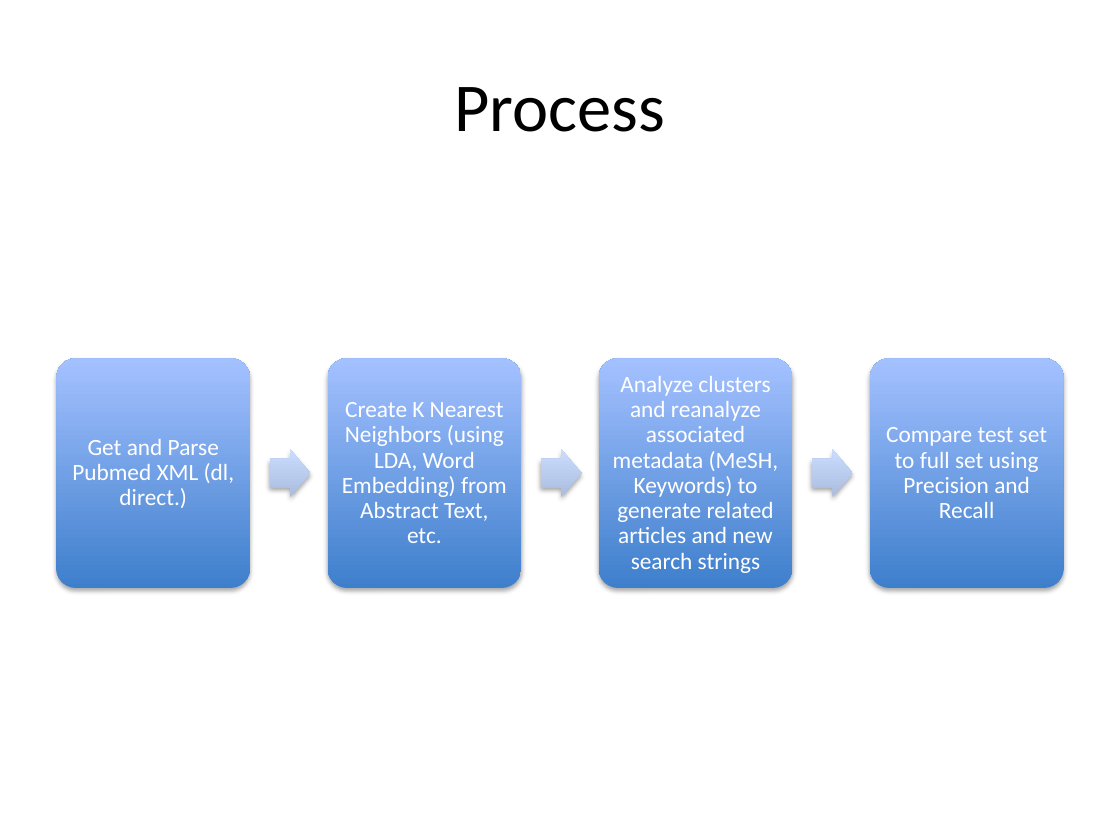
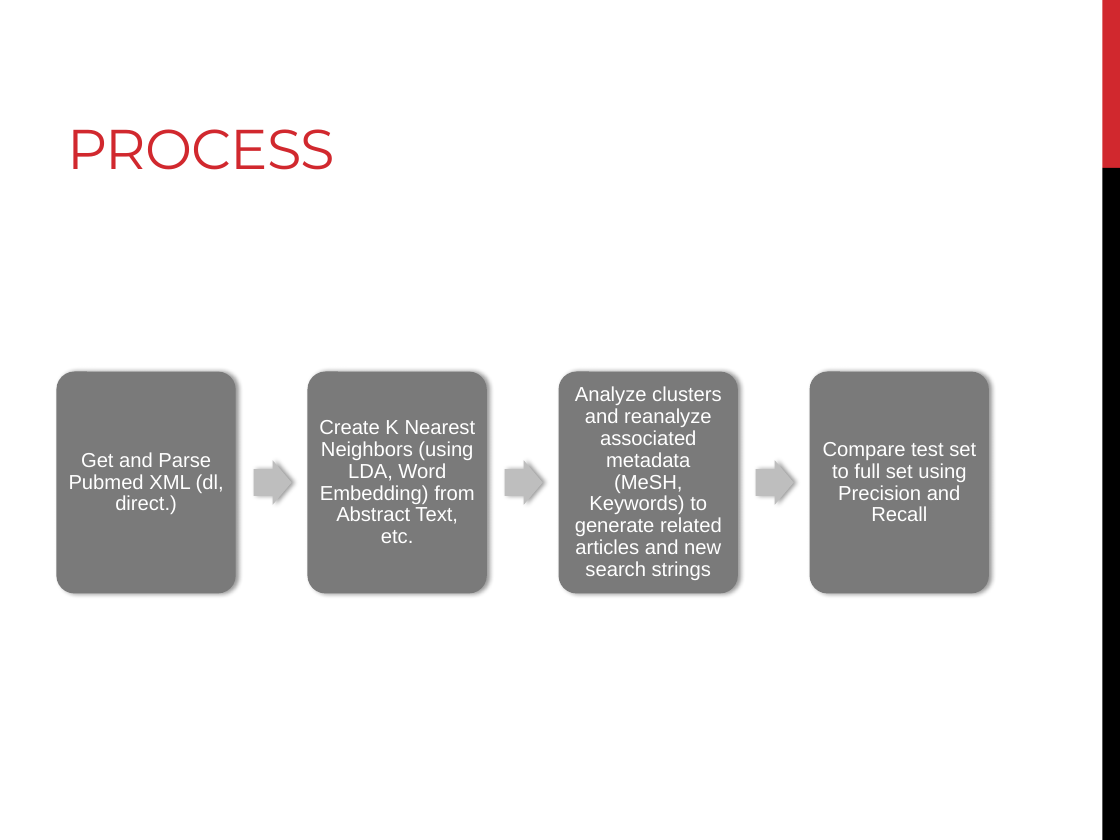
Before and after one commit to NCBI-Hackathons/PuRSSE, a slide deck: slide 3 of SystematicReviews.pptx. Drawn at 1120x840 pixels with LibreOffice and Linux fonts; fonts in the diff are those of the drawing. Boxes give left, top, right and bottom in pixels: in the first picture for what was removed or moved away, otherwise in the second. Text is boxed around its words. In the diff, an @@ line names an element or a change of style, - is before the commit and + after.

```diff
--- a/SystematicReviews.pptx
+++ b/SystematicReviews.pptx
@@ title "PROCESS" at bbox=[67, 129, 335, 170]: vertical alignment middle to bottom @@
@@ rectangle added at bbox=[1102, 0, 1120, 168], fill #D1282E @@
@@ title at bbox=[67, 129, 335, 170]: text changed; size 44 to 36 pt; font Calibri to Montserrat; text colour #000000 to #D1282E @@
-Process
+PROCESS
@@ rectangle added at bbox=[1102, 168, 1120, 840], fill #000000 @@
@@ rounded rectangle: place and size @@
-rounded rectangle at bbox=[56, 358, 250, 588]
+rounded rectangle at bbox=[56, 372, 235, 594]
@@ text "Get and Parse Pubmed XML ...": place and size @@
-text "Get and Parse Pubmed XML ..." at bbox=[72, 439, 234, 508]
+text "Get and Parse Pubmed XML ..." at bbox=[69, 452, 224, 514]
@@ rounded rectangle: place and size @@
-rounded rectangle at bbox=[327, 358, 521, 588]
+rounded rectangle at bbox=[308, 372, 487, 594]
@@ text "Create K Nearest Neighbors (using ...": place and size @@
-text "Create K Nearest Neighbors (using ..." at bbox=[342, 402, 507, 543]
+text "Create K Nearest Neighbors (using ..." at bbox=[319, 420, 476, 543]
@@ rounded rectangle: place and size @@
-rounded rectangle at bbox=[599, 358, 793, 588]
+rounded rectangle at bbox=[559, 372, 738, 594]
@@ text "Analyze clusters and reanalyze associated ...": place and size @@
-text "Analyze clusters and reanalyze associated ..." at bbox=[613, 376, 779, 573]
+text "Analyze clusters and reanalyze associated ..." at bbox=[575, 386, 722, 580]
@@ fill gradient #3F7FCE to #A4C4FF to #7A7A7A; shadow changed in 4 elements at bbox=[56, 372, 235, 594], bbox=[308, 372, 487, 594], bbox=[559, 372, 738, 594], bbox=[810, 372, 989, 594] @@
@@ rounded rectangle: place and size @@
-rounded rectangle at bbox=[870, 358, 1064, 588]
+rounded rectangle at bbox=[810, 372, 989, 594]
@@ size 15 to 13 pt, font Calibri to Arial in 4 elements at bbox=[69, 452, 224, 514], bbox=[319, 420, 476, 543], bbox=[575, 386, 722, 580], bbox=[823, 442, 976, 521] @@
@@ text "Compare test set to full ...": place and size @@
-text "Compare test set to full ..." at bbox=[886, 427, 1047, 518]
+text "Compare test set to full ..." at bbox=[823, 442, 976, 521]
@@ right arrow: place and size @@
-right arrow at bbox=[270, 449, 311, 497]
+right arrow at bbox=[253, 460, 291, 505]
@@ right arrow: place and size @@
-right arrow at bbox=[541, 449, 582, 497]
+right arrow at bbox=[505, 460, 543, 505]
@@ fill gradient #ADBFE1 to #CCDDFF to #BEBEBE; shadow changed in 3 elements at bbox=[253, 460, 291, 505], bbox=[505, 460, 543, 505], bbox=[756, 460, 794, 505] @@
@@ right arrow: place and size @@
-right arrow at bbox=[812, 449, 853, 497]
+right arrow at bbox=[756, 460, 794, 505]
```
Also in this commit, not shown: 2 other slides changed.
